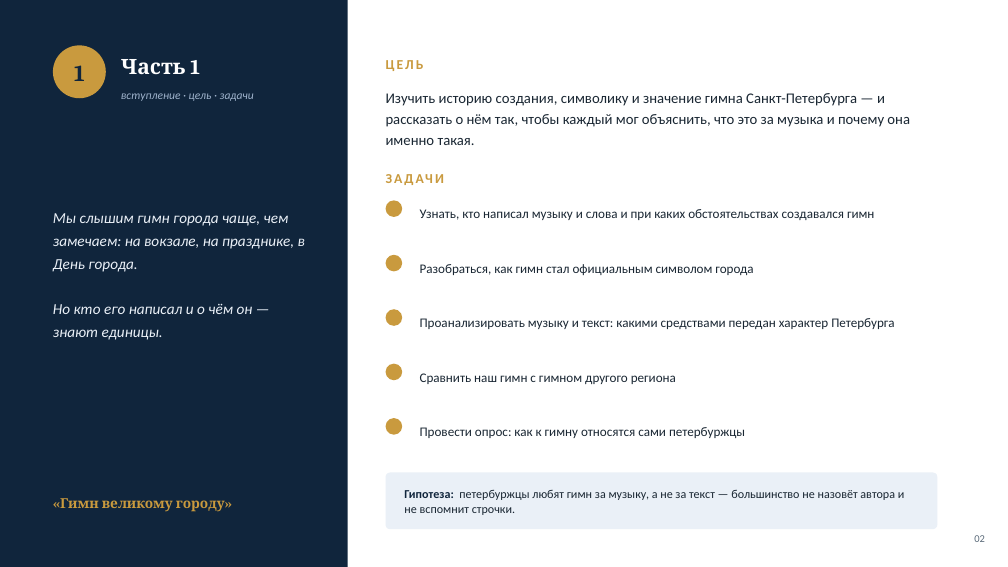
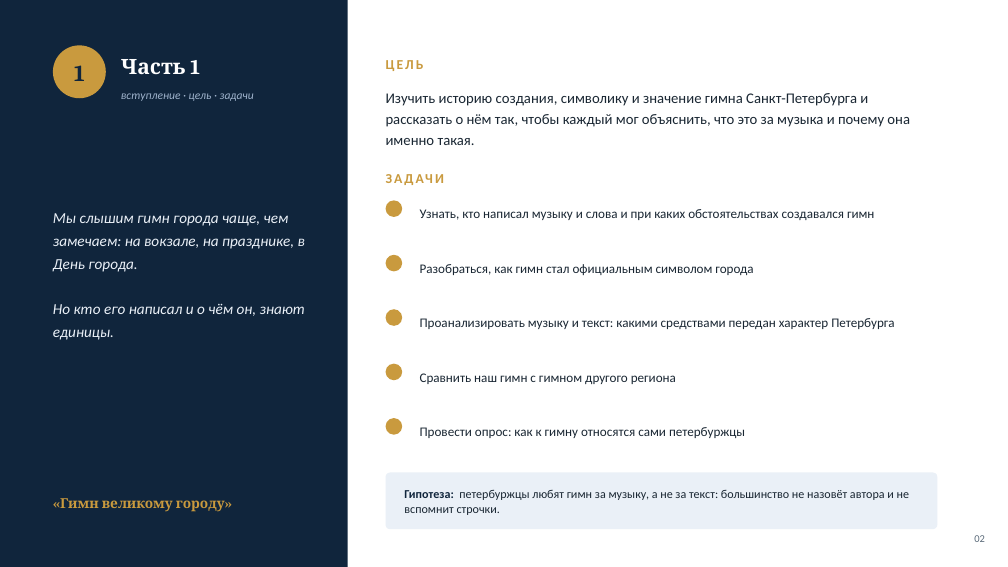
Before and after one commit to zxcozonofficial-dev/fluxtrap, a slide deck: slide 2 of Гимн_Санкт-Петербурга_презентация.pptx. Drawn at 1008x567 pixels with LibreOffice and Linux fonts; fonts in the diff are those of the drawing. Boxes give left, top, right and bottom in pixels: in the first picture for what was removed or moved away, otherwise in the second. Text is boxed around its words. In the diff, an @@ line names an element or a change of style, - is before the commit and + after.

```diff
--- a/Гимн_Санкт-Петербурга_презентация.pptx
+++ b/Гимн_Санкт-Петербурга_презентация.pptx
@@ text at (386,93,910,145): text changed @@
-Изучить историю создания, символику и значение гимна Санкт-Петербурга — и рассказать о нём так, чтобы каждый мог объяснить, что это за музыка и почему она именно такая.
+Изучить историю создания, символику и значение гимна Санкт-Петербурга и рассказать о нём так, чтобы каждый мог объяснить, что это за музыка и почему она именно такая.
@@ text at (53,304,305,340): text changed @@
-Но кто его написал и о чём он — знают единицы.
+Но кто его написал и о чём он, знают единицы.
@@ text at (404,490,909,515): text changed @@
-Гипотеза: петербуржцы любят гимн за музыку, а не за текст — большинство не назовёт автора и не вспомнит строчки.
+Гипотеза: петербуржцы любят гимн за музыку, а не за текст: большинство не назовёт автора и не вспомнит строчки.
```
Also in this commit, not shown: 6 other slides changed, 3 other files.
